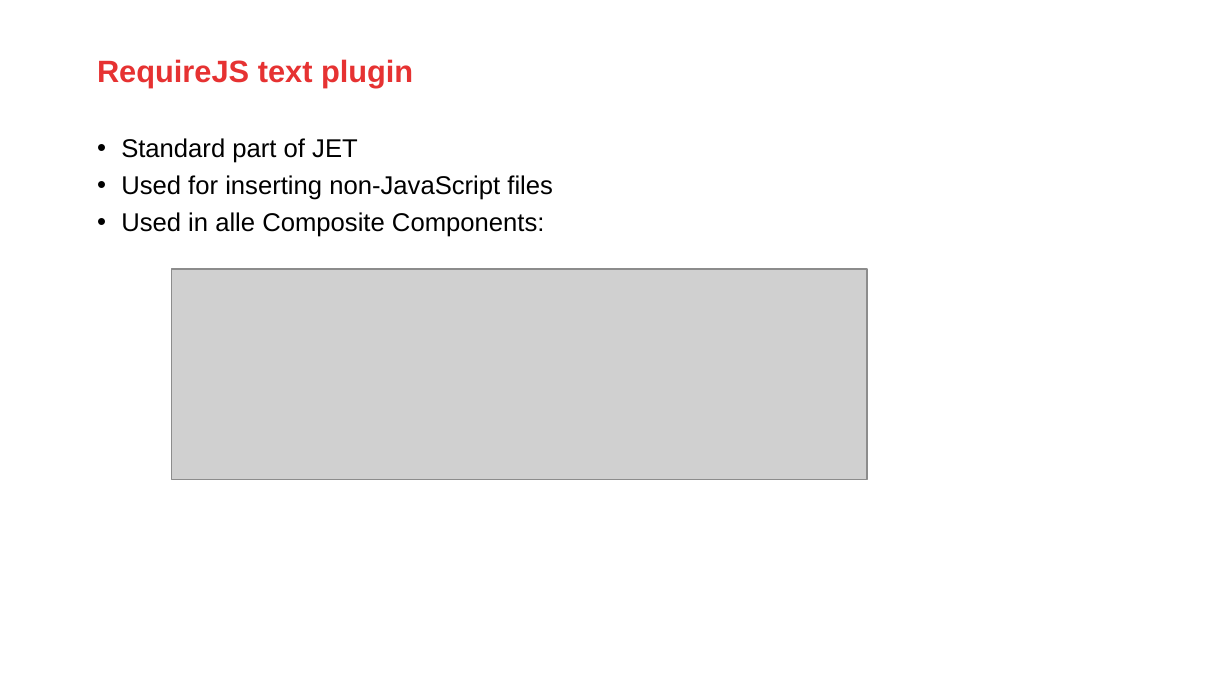
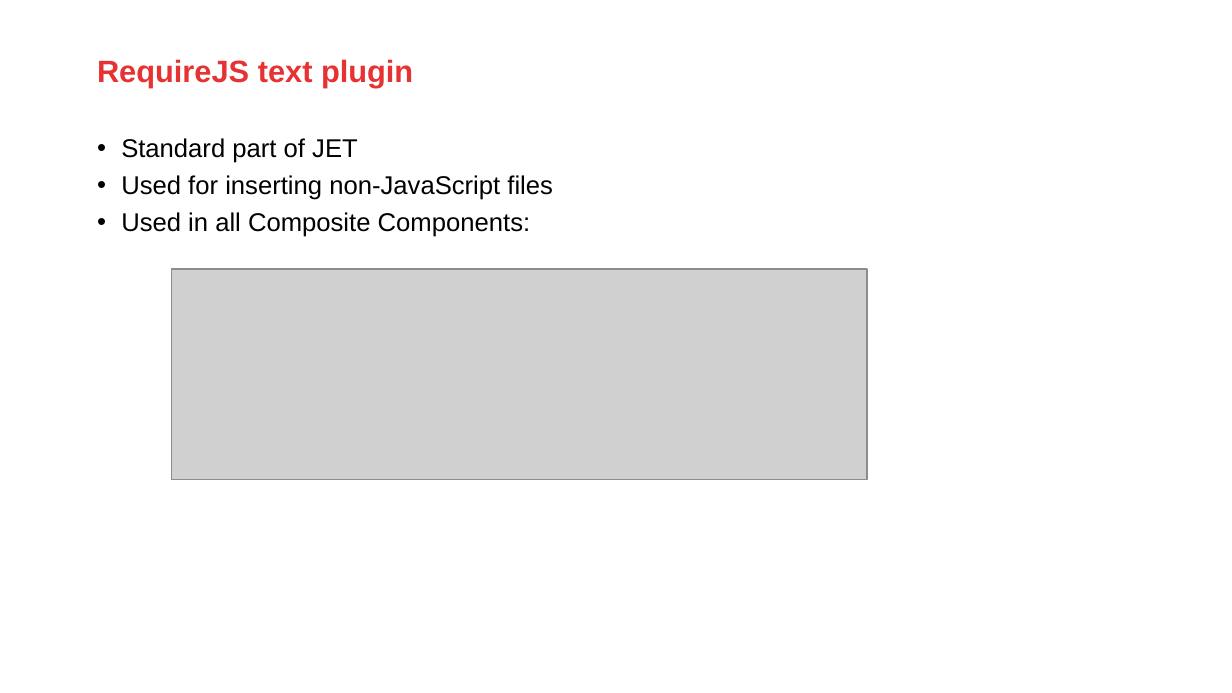
Before and after one commit to jeroenRX/AmisJetTraining, a slide deck: slide 77 of presentation overview.pptx (slide 51 before the commit). Drawn at 1232x693 pixels with LibreOffice and Linux fonts; fonts in the diff are those of the drawing; grey boxes stand for pictures; background and template pictures are left out. Boxes give left, top, right and bottom in pixels: in the first picture for what was removed or moved away, otherwise in the second. Text is boxed around its words. In the diff, an @@ line names an element or a change of style, - is before the commit and + after.

```diff
--- a/presentation overview.pptx
+++ b/presentation overview.pptx
@@ text at (121, 212, 531, 237): text changed @@
-• Used in alle Composite Components:
+• Used in all Composite Components:
```
Also in this commit, not shown: 75 other slides changed, 28 slides added, 3 slides removed.
